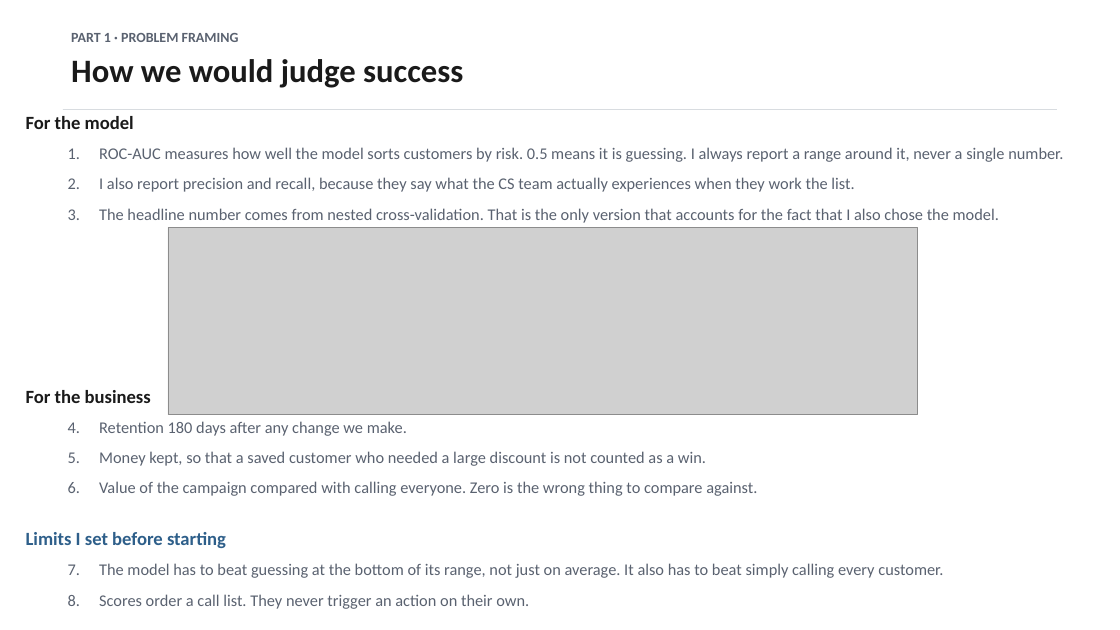
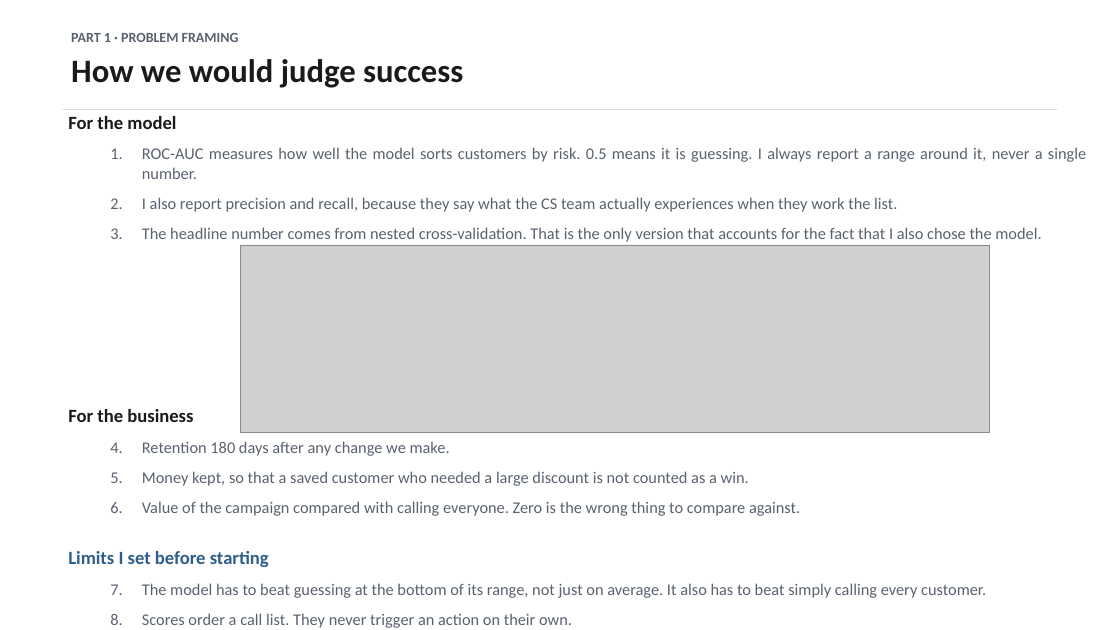
Before and after one commit to dmitriyratu/avepoint-churn-case-study, a slide deck: slide 3 of outputs/decks/AvePoint_Case_Study.pptx. Drawn at 1120x630 pixels with LibreOffice and Linux fonts; fonts in the diff are those of the drawing; grey boxes stand for pictures. Boxes give left, top, right and bottom in pixels: in the first picture for what was removed or moved away, otherwise in the second. Text is boxed around its words. In the diff, an @@ line names an element or a change of style, - is before the commit and + after.

```diff
--- a/outputs/decks/AvePoint_Case_Study.pptx
+++ b/outputs/decks/AvePoint_Case_Study.pptx
@@ text "For the model" rewrapped from box(26, 116, 1063, 609) to box(68, 116, 1086, 628) @@
@@ picture: place and size @@
-picture at box(168, 228, 918, 415)
+picture at box(240, 245, 990, 433)
```
Also in this commit, not shown: 10 other files.
